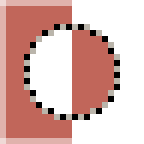
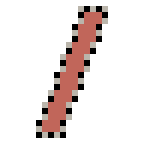
The second 144 x 144 image is a revision of the first. Changes to its layers:
added layer "Linear" above "Circle-invert" over box(36, 6, 108, 138)
hid "Circle-invert" over box(0, 0, 120, 144)
